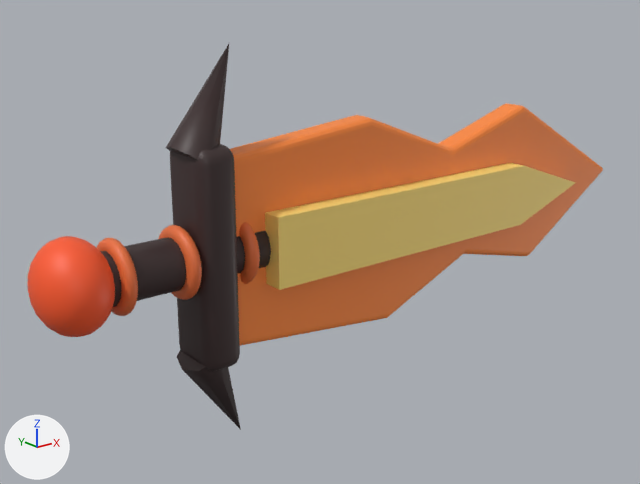
An edit to the glTF model public/assets/models/wpn_emberblade.glb, drawn before and after from the same camera.
One viewpoint serves both versions: a 50 mm lens placed at (-0.633, -1.19, 0.454), pointed at (0.367, 0.06, -0.046). Arrows for +X, +Y and +Z are at lower left; the lights stay in place. The first picture is the older version. Where no turn or scale is listed for an object, it has been applied to the vertices. Vertices at exactly the same position are counted once.
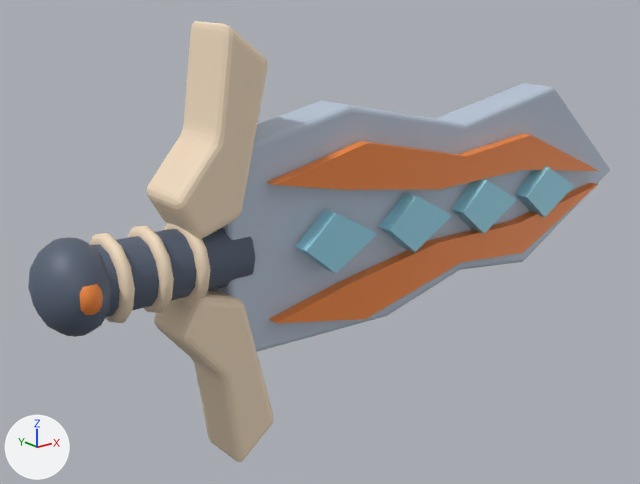
ob_torus is not drawn itself; it is the parent of ob_mesh_2.
ob_torus_001 is not drawn itself; it is the parent of ob_mesh_2_001.
ob_torus_002 is not drawn itself; it is the parent of ob_mesh_2_002.

What differs and where, as boxes [x1, y1, x2, y2] in the pictures (640 x 484 px):
'Mesh_0', reshaped, moved (65% taller)
    before: [28, 104, 603, 371]
    after: [28, 21, 610, 462]
'Mesh_1.001', reshaped, moved
    before: [166, 44, 229, 160]
    after: [127, 226, 174, 313]
'Mesh_1', reshaped, moved
    before: [177, 350, 241, 430]
    after: [89, 233, 135, 323]
'Mesh_2', deleted (orange)
    before: [97, 238, 138, 316]
'Mesh_2.001', deleted (orange)
    before: [158, 225, 202, 300]
'Mesh_1.002', added (beige)
    after: [163, 223, 211, 302]
'Mesh_2.002', deleted (brown)
    before: [239, 222, 260, 284]
part 1 of me_mesh_0, added (blue)
    after: [92, 228, 256, 317]
part 2 of me_mesh_0, added (blue)
    after: [28, 238, 111, 337]
part 3 of me_mesh_0, added (orange)
    after: [79, 284, 103, 315]
part 4 of me_mesh_0, rebuilt (11% taller)
    before: [230, 104, 603, 346]
    after: [217, 83, 610, 352]
part 5 of me_mesh_0, rebuilt (69% wider, 24% shorter)
    before: [170, 144, 240, 371]
    after: [154, 289, 273, 462]
part 6 of me_mesh_0, added (beige)
    after: [147, 21, 267, 238]
part 7 of me_mesh_0, added (brown)
    after: [269, 183, 598, 323]
part 8 of me_mesh_0, added (brown)
    after: [266, 133, 599, 190]
part 9 of me_mesh_0, deleted (red)
    before: [28, 236, 115, 337]
part 10 of me_mesh_0, deleted
    before: [101, 231, 271, 307]
part 11 of me_mesh_0, reshaped
    before: [265, 163, 575, 290]
    after: [295, 166, 574, 273]
part 12 of me_mesh_1, added (beige)
    after: [89, 223, 211, 323]
part 13 of me_mesh_1, deleted
    before: [166, 44, 241, 430]

Diff of the bpy script that builds the scene:
```diff
--- a/public/assets/models/wpn_emberblade.glb.py
+++ b/public/assets/models/wpn_emberblade.glb.py
@@ me_mesh_0 @@
-me_mesh_0.from_pydata(...)  # 620 vertices, 1220 faces; spans x 0.0..1.355, y -0.15..0.0, z 0.0..0.396
+me_mesh_0.from_pydata(...)  # 670 vertices, 1292 faces; spans x 0.0..1.355, y -0.154..0.0, z 0.0..0.739
+# me_mesh_0 part 1: a new loose piece, a 12-sided cylinder along x spanning x 0.069..0.349, y -0.13..-0.018, z 0.313..0.426, in mat_defaultmaterial
+# me_mesh_0 part 2: a new loose piece, a UV sphere (12 segments, 8 rings, poles along z) spanning x 0.0..0.118, y -0.147..0.0, z 0.296..0.443, in mat_defaultmaterial
+# me_mesh_0 part 3: a new loose piece, a UV sphere (10 segments, 8 rings, poles along z) spanning x 0.035..0.083, y -0.153..-0.09, z 0.338..0.401, in mat_defaultmaterial
+# me_mesh_0 part 4: the loose piece of 168 vertices spanning x 0.31..1.355, y -0.103..-0.047, z 0.0..0.396 is rebuilt with 136 vertices and now spans x 0.309..1.355, y -0.117..-0.03, z 0.182..0.594
+# me_mesh_0 part 5: the loose piece of 152 vertices spanning x 0.255..0.325, y -0.131..-0.019, z 0.014..0.389 is rebuilt with 144 vertices and now spans x 0.214..0.386, y -0.13..-0.018, z 0.0..0.322
+# me_mesh_0 part 6: a new loose piece of 144 vertices spanning x 0.214..0.386, y -0.13..-0.018, z 0.416..0.739, in mat_defaultmaterial
+# me_mesh_0 part 7: a new loose piece of 16 vertices spanning x 0.379..1.269, y -0.143..-0.12, z 0.207..0.354, in mat_defaultmaterial
+# me_mesh_0 part 8: a new loose piece of 16 vertices spanning x 0.379..1.269, y -0.143..-0.12, z 0.384..0.532, in mat_defaultmaterial
+# me_mesh_0 part 9: the loose piece of 266 vertices spanning x 0.0..0.12, y -0.15..0.0, z 0.126..0.276 is deleted
+# me_mesh_0 part 10: the loose piece of 24 vertices spanning x 0.09..0.39, y -0.119..-0.031, z 0.158..0.245 is deleted
+# me_mesh_0 part 11: 10 vertices removed from x 0.39..1.19, y -0.141..-0.084, z 0.139..0.264; 32 vertices added at x 0.434..1.164, y -0.154..-0.123, z 0.316..0.423
 me_mesh_0.materials.append(mat_defaultmaterial)
@@ me_mesh_1 @@
 # used by ob_mesh_1; parent = ob_cone; location = (-0.21, 0.075, -0.202); scale = (0.0000827, 0.0000827, 0.0000827)
-me_mesh_1.from_pydata(...)  # 9 vertices, 14 faces; spans x 2055.0..3022.0, y -1390.0..-423.0, z 1469.0..3403.0
+me_mesh_1.from_pydata(...)  # 144 vertices, 288 faces; spans x 1838.0..3216.0, y -1581.0..-202.0, z 4332.0..4598.0
+# me_mesh_1 part 12: 144 vertices added at x 1838.0..3216.0, y -1581.0..-202.0, z 4332.0..4598.0, forming a torus around z (ring radius 556.0, tube radius 133.0)
+# me_mesh_1 part 13: 9 vertices removed from x 2055.0..3022.0, y -1390.0..-423.0, z 1469.0..3403.0
 me_mesh_1.materials.append(mat_defaultmaterial_001)
@@ ob_mesh_0 @@
 ob_mesh_0 = bpy.data.objects.new('Mesh_0', me_mesh_0)
-ob_mesh_0.location = (-0.21, 0.075, -0.201)
+ob_mesh_0.location = (-0.209, 0.074, -0.369)
@@ ob_mesh_1 @@
 ob_mesh_1 = bpy.data.objects.new('Mesh_1', me_mesh_1)
-ob_mesh_1.parent = ob_cone
-ob_mesh_1.location = (-0.21, 0.075, -0.202)
+ob_mesh_1.parent = ob_torus
+ob_mesh_1.location = (-0.209, 0.0737, -0.369)
 ob_mesh_1.scale = (0.0000827, 0.0000827, 0.0000827)
@@ ob_mesh_1_001 @@
 ob_mesh_1_001 = bpy.data.objects.new('Mesh_1.001', me_mesh_1)
-ob_mesh_1_001.parent = ob_cone_001
-ob_mesh_1_001.location = (-0.21, 0.075, -0.202)
+ob_mesh_1_001.parent = ob_torus_001
+ob_mesh_1_001.location = (-0.209, 0.0737, -0.369)
 ob_mesh_1_001.scale = (0.0000827, 0.0000827, 0.0000827)
@@ ob_torus @@
 ob_torus.parent = ob_weapon
-ob_torus.location = (-0.08, 0.0, 0.0)
+ob_torus.location = (-0.09, 0.0, 0.0)
 ob_torus.rotation_euler = (0.0, 1.571, 0.0)  # degrees (0, 90, 0)
@@ ob_mesh_2 @@
-ob_mesh_2 = bpy.data.objects.new('Mesh_2', me_mesh_2)
@@ ob_torus_001 @@
 ob_torus_001.parent = ob_weapon
-ob_torus_001.location = (0.03, 0.0, 0.0)
+ob_torus_001.location = (-0.025, 0.0, 0.0)
 ob_torus_001.rotation_euler = (0.0, 1.571, 0.0)  # degrees (0, 90, 0)
@@ ob_mesh_2_001 @@
-ob_mesh_2_001 = bpy.data.objects.new('Mesh_2.001', me_mesh_2)
@@ ob_torus_002 @@
 ob_torus_002.parent = ob_weapon
-ob_torus_002.location = (0.14, 0.0, 0.0)
+ob_torus_002.location = (0.04, 0.0, 0.0)
 ob_torus_002.rotation_euler = (0.0, 1.571, 0.0)  # degrees (0, 90, 0)
@@ ob_mesh_2_002 @@
-ob_mesh_2_002 = bpy.data.objects.new('Mesh_2.002', me_mesh_2)
@@ ob_mesh_1_002 @@
+ob_mesh_1_002 = bpy.data.objects.new('Mesh_1.002', me_mesh_1)
+ob_mesh_1_002.parent = ob_torus_002
+ob_mesh_1_002.location = (-0.209, 0.0737, -0.369)
+ob_mesh_1_002.scale = (0.0000827, 0.0000827, 0.0000827)
```
